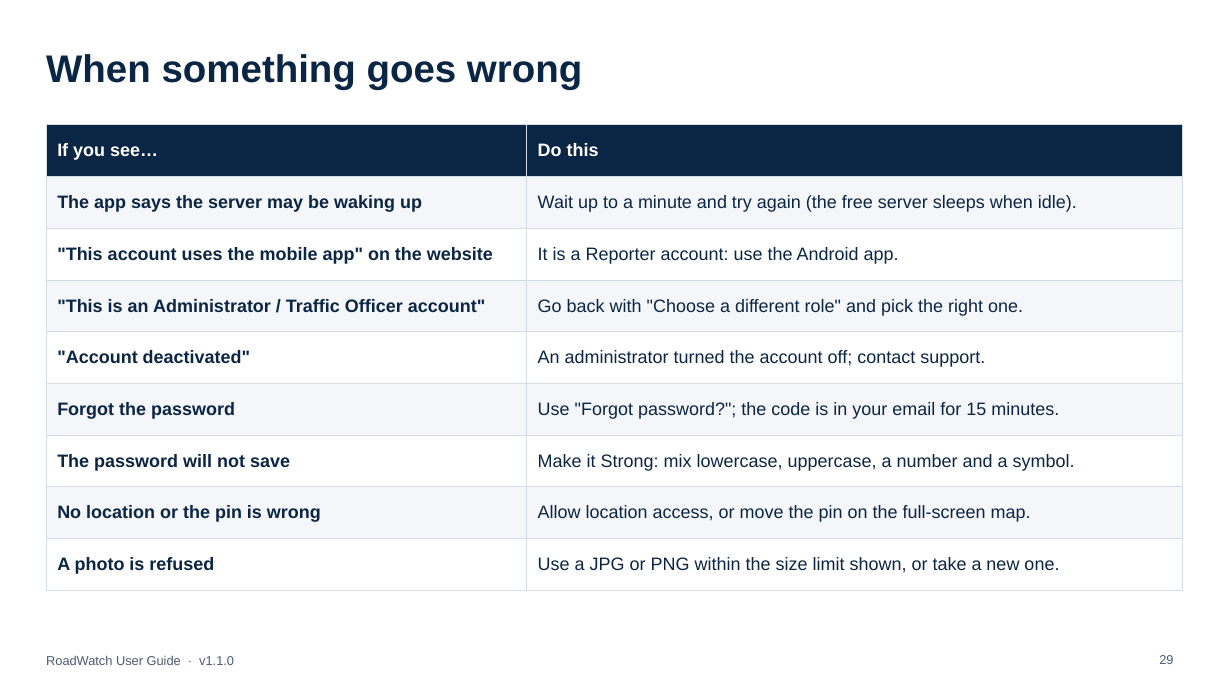
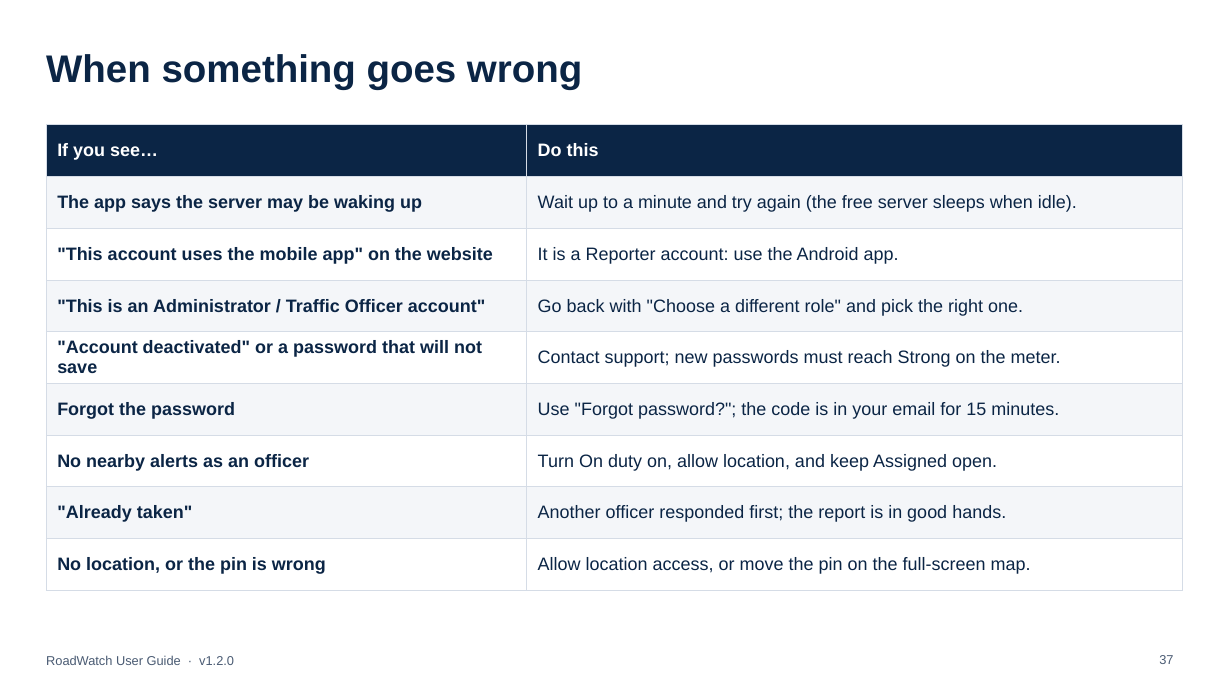
Before and after one commit to l3n8n-ocd/roadwatch, a slide deck: slide 37 of docs/user-guide/RoadWatch-User-Guide.pptx (slide 29 before the commit). Drawn at 1232x693 pixels with LibreOffice and Linux fonts; fonts in the diff are those of the drawing. Boxes give left, top, right and bottom in pixels: in the first picture for what was removed or moved away, otherwise in the second. Text is boxed around its words. In the diff, an @@ line names an element or a change of style, - is before the commit and + after.

Commit message:
docs: PowerPoint user guide v1.2.0 for every role: what is new, report priority, On duty and nearby alerts, confirm or reject on scene, Users toolbar, alert range, the Guide and Read aloud; new web and app addresses (#26)

```diff
--- a/docs/user-guide/RoadWatch-User-Guide.pptx
+++ b/docs/user-guide/RoadWatch-User-Guide.pptx
@@ table at (46,125,1183,578) @@
@@ row 5, column 1: ""Account deactivated"" to ""Account deactivated" or a password that will not save" @@
-row 5, column 2: An administrator turned the account off; contact support.
+row 5, column 2: Contact support; new passwords must reach Strong on the meter.
-row 7, column 1: The password will not save
+row 7, column 1: No nearby alerts as an officer
-row 7, column 2: Make it Strong: mix lowercase, uppercase, a number and a symbol.
+row 7, column 2: Turn On duty on, allow location, and keep Assigned open.
@@ row 8, column 1: "No location or the pin is wrong" to ""Already taken"" @@
-row 8, column 2: Allow location access, or move the pin on the full-screen map.
+row 8, column 2: Another officer responded first; the report is in good hands.
-row 9, column 1: A photo is refused
+row 9, column 1: No location, or the pin is wrong
-row 9, column 2: Use a JPG or PNG within the size limit shown, or take a new one.
+row 9, column 2: Allow location access, or move the pin on the full-screen map.
@@ text at (46,655,234,665): text changed @@
-RoadWatch User Guide · v1.1.0
+RoadWatch User Guide · v1.2.0
@@ page number at (1159,655,1173,664): text changed @@
-29
+37
```
Also in this commit, not shown: 29 other slides changed, 9 slides added, 1 slide removed, 1 other file.
